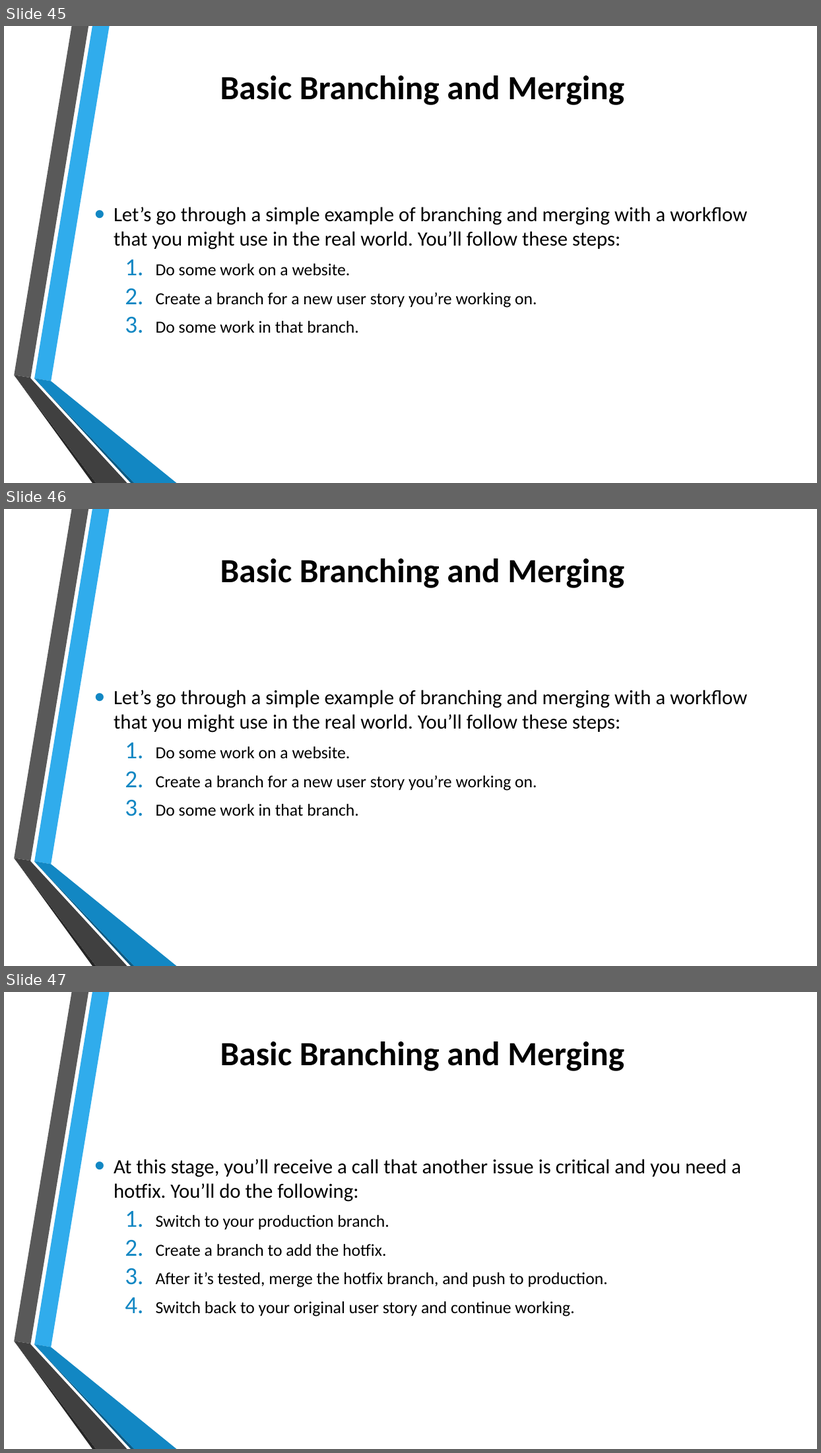
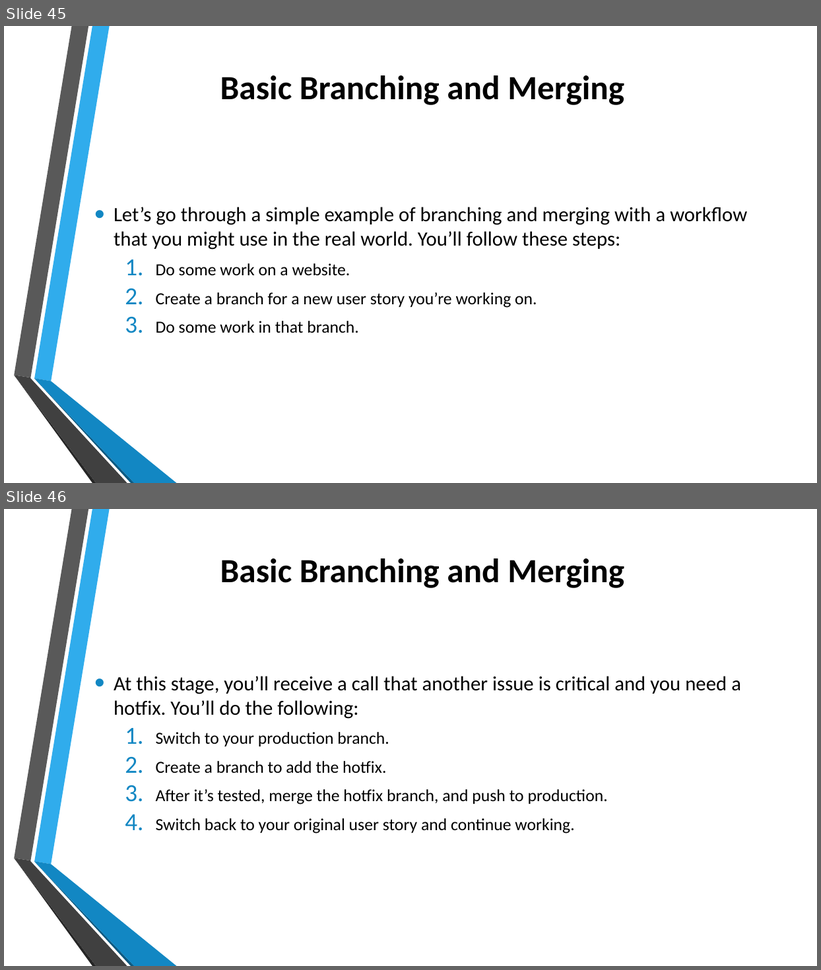
Before and after one commit to errol20/GitPPT, a slide deck: Version Control using Git.pptx. Shown one above the other, each under a label of ours: slides 45, 46 and 47 before the commit, slides 45 and 46 after it. The pictures are 821x1453 and 821x970 pixels, drawn with LibreOffice and Linux fonts; fonts in the diff are those of the drawing; background and template pictures are left out. Boxes give left, top, right and bottom in pixels: in the first picture for what was removed or moved away, otherwise in the second. Text is boxed around its words. In the diff, an @@ line names an element or a change of style, - is before the commit and + after.

```diff
--- a/Version Control using Git.pptx
+++ b/Version Control using Git.pptx
@@ slide 46 removed at [4, 509, 817, 966], background picture (left out); not listed: 6 template elements that a slide beside it also shows @@
@@ title removed at [220, 559, 624, 588] @@
-Basic Branching and Merging
@@ text removed at [114, 690, 747, 817] @@
-• Let’s go through a simple example of branching and merging with a workflow that you might use in the real world. You’ll follow these steps:
-  1. Do some work on a website.
-  2. Create a branch for a new user story you’re working on.
-  3. Do some work in that branch.
@@ what was slide 47 is now slide 46 @@
```
Also in this commit, not shown: 20 slides added.
